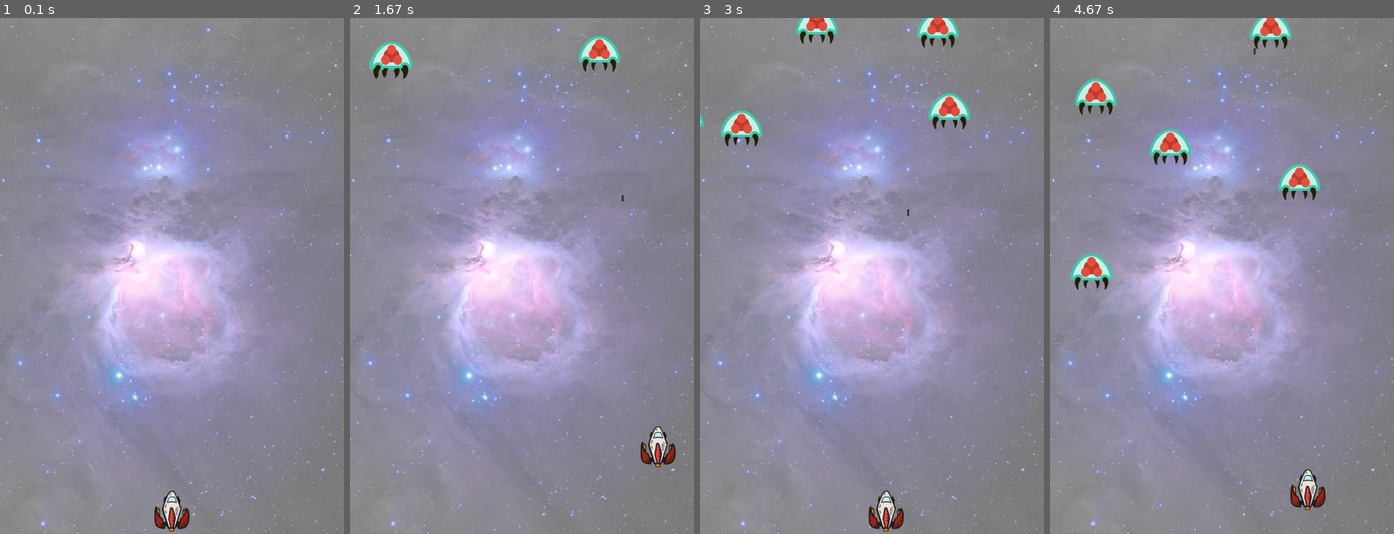
Above: before the commit, frames 1-4 (left to right).
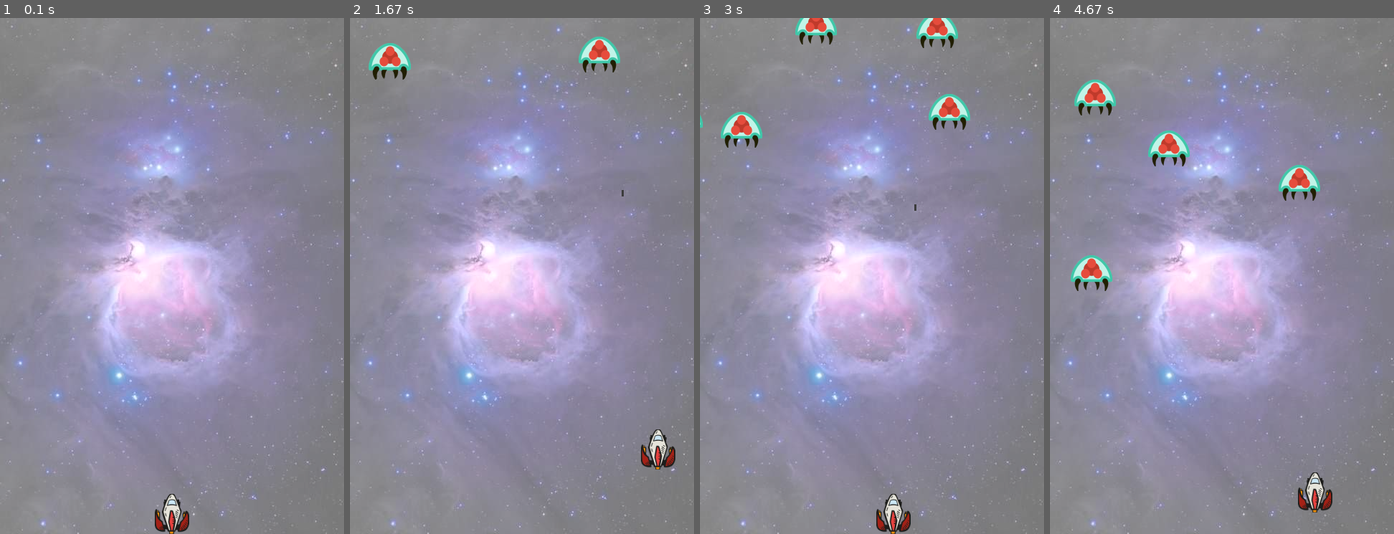
Above: after the commit, the same moments.

Repository: eldoranstars/pygame
Game: pygame game, started from game.py
The game is run twice, just before and just after one commit, with the same random seed, the same clock (stepped at 60 frames per second) and the same inputs.
Inputs:
- Up to frame 1 (0.1 s): no input
- Up to frame 2 (1.67 s): tap Space at 0.33, 0.73, 1.03, 1.23, 1.57 s; hold Right 0.67-1.13 s; hold Up 1.17-1.47 s; hold Right from 1.5 s (still down)
- Up to frame 3 (3 s): tap Space at 1.87, 2.07, 2.37, 2.63, 2.97 s; release Right at 1.97 s; hold Left 2-2.53 s; hold Down 2.57-2.87 s; hold Left from 2.9 s (still down)
- Up to frame 4 (4.67 s): tap Space at 3.27, 3.4, 3.8, 4.1, 4.47 s; release Left at 3.3 s; hold Up 3.33-3.7 s; hold Right 3.73-4.37 s; hold Down from 4.4 s (still down)

The runs differ from the first frame. In frame 1, 0.4% of the frame differs, in the area x 44-56%, y 91-100%; in frame 2, 0.9%; in frame 3, 1.4%; in frame 4, 2.1%, in the area x 6-83%, y 0-96%.

Commit message:
bugfixCollision

Diff:
--- a/game.py
+++ b/game.py
@@ -15,5 +15,7 @@
 while True:
     gf.check_events()
     gf.check_keyboard(settings, screen, ship, bullets)
+    gf.update_bullets(settings, bullets)
+    gf.update_aliens(screen, bullets, aliens)
     gf.update_screen(settings, screen, ship, bullets, aliens)
     gf.create_fleet(settings, screen, aliens)
--- a/game_functions.py
+++ b/game_functions.py
@@ -11,9 +11,33 @@
         if event.type == pygame.QUIT:
             sys.exit()
 
-def collision(rect, wm = 0.9, hm = 0.9):
+def collision(rect, wm, hm):
     # Получаем дополнительный прямоугольник для обработки коллизий.
-    return pygame.Rect(rect.center, (rect.width * wm, rect.height * hm))
+    collision = pygame.Rect(rect.center, (rect.width * wm, rect.height * hm))
+    collision.center = rect.center
+    return collision
+
+def collision_test(screen, object, wm, hm):
+    # Вывод коллизий на экран.
+    screen.surface.blit(pygame.Surface((collision(object.rect, wm, hm).width,collision(object.rect, wm, hm).height)), collision(object.rect, wm, hm))
+
+def update_bullets(settings, bullets):
+    # Вывод изображений на экран.
+    for bullet in bullets:
+        bullet.update()
+        if bullet.rect.bottom < (bullet.start_position - settings.screen_height):
+            bullets.remove(bullet)
+
+def update_aliens(screen, bullets, aliens):
+    # Вывод изображений на экран.
+    for alien in aliens:
+        alien.update()
+        if not screen.rect.colliderect(alien.rect):
+            aliens.remove(alien)
+        for bullet in bullets:
+            if alien.rect.contains(bullet.rect):
+                aliens.remove(alien)
+                bullets.remove(bullet)
 
 def update_screen(settings, screen, ship, bullets, aliens):
     # Вывод изображений на экран.
@@ -21,21 +45,10 @@
     ship.blitme()
     for bullet in bullets:
         bullet.blitme()
-        bullet.update()
-        if bullet.rect.bottom < (bullet.start_position - settings.screen_height):
-            bullets.remove(bullet)
     for alien in aliens:
         alien.blitme()
-        alien.update()
-        if not screen.rect.colliderect(alien.rect):
-            aliens.remove(alien)
-        if collision(alien.rect).colliderect(collision(ship.rect, 0.6)):
+        if collision(ship.rect, 0.6, 1).colliderect(collision(alien.rect, 0.8, 0.8)):
             Text(settings, screen, 'Collide with alien').blitme()
-            # sys.exit()
-        for bullet in bullets:
-            if alien.rect.contains(bullet.rect):
-                aliens.remove(alien)
-                bullets.remove(bullet)
     pygame.display.update()
 
 def check_keyboard(settings, screen, ship, bullets):
@@ -56,7 +69,7 @@
         bullets.append(new_bullet)
 
 def create_fleet(settings, screen, aliens):
-    # Создание пришельца и размещение его в ряду.
-    if random.randrange(1,100) > 98:
+    # Создание противника и размещение его в ряду.
+    if random.randrange(1,100) > 97:
         alien = Alien(settings, screen)
         aliens.append(alien)
--- a/tests/rect.py
+++ b/tests/rect.py
@@ -1,8 +1,10 @@
 import pygame
 import random
 
-for i in range(1,20):
-    rect = pygame.Rect(0, 0, 100, 10)
-    rect.centerx = random.randrange(0, 450, rect.width)
+rect1 = pygame.Rect(0, 0, 100, 100)
+rect2 = pygame.Rect(rect1.center, (rect1.width * 0.5, rect1.height * 0.5))
+rect2.center = rect1.center
 
-    print(rect.centerx)
+
+print(rect1.center, rect1.width, rect1.height)
+print(rect2.center, rect2.width, rect2.height)
Binary file removed: images/alien.png
Binary file changed: images/destroyer.png
Binary file removed: images/ship.png
